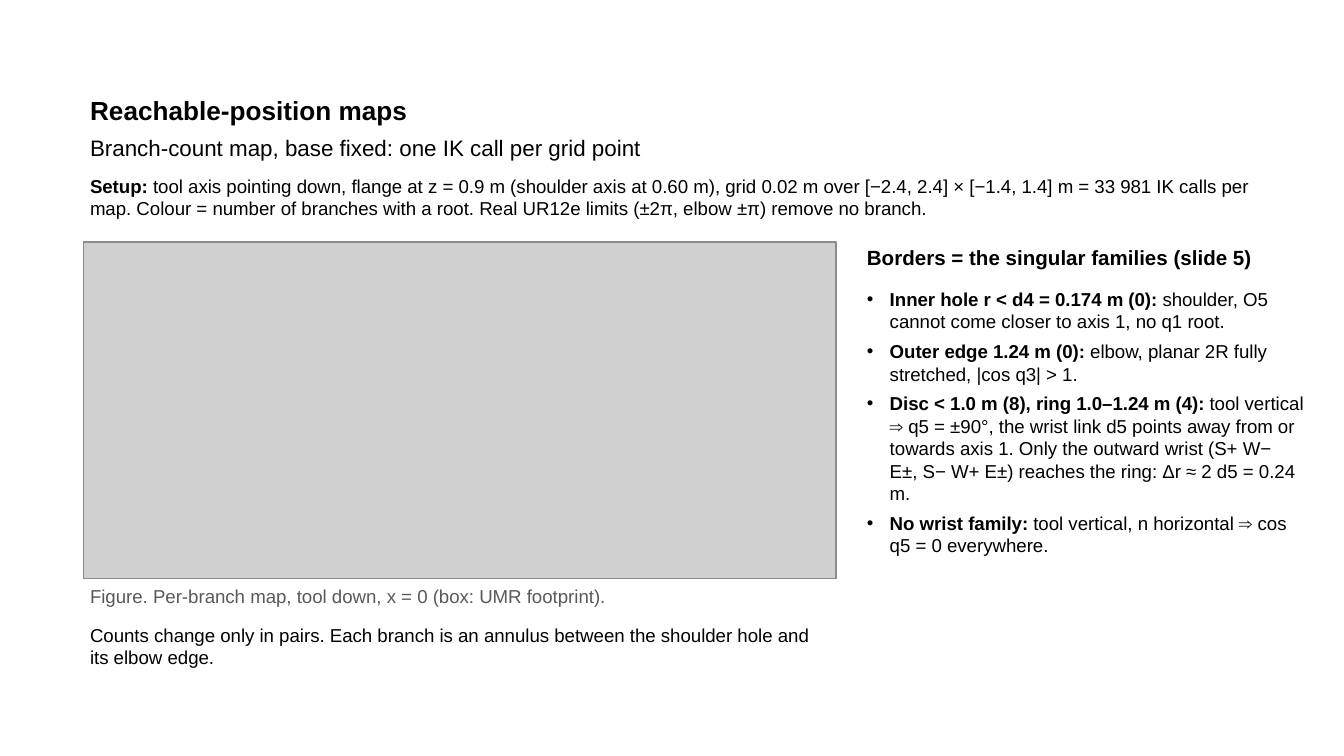
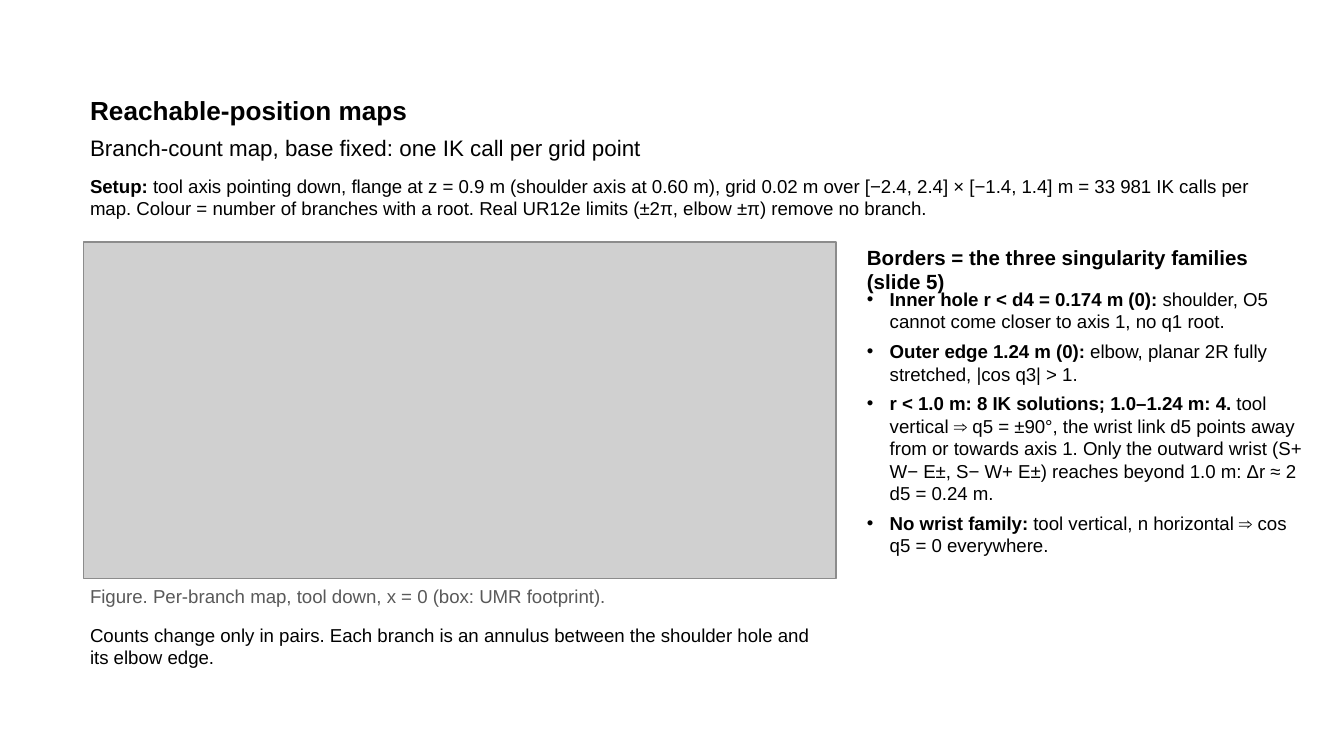
Before and after one commit to wenqian157/p6r_planner, a slide deck: slide 9 of results/presentation/P6R_presentation_complete.pptx. Drawn at 1344x756 pixels with LibreOffice and Linux fonts; fonts in the diff are those of the drawing; grey boxes stand for pictures. Boxes give left, top, right and bottom in pixels: in the first picture for what was removed or moved away, otherwise in the second. Text is boxed around its words. In the diff, an @@ line names an element or a change of style, - is before the commit and + after.

```diff
--- a/results/presentation/P6R_presentation_complete.pptx
+++ b/results/presentation/P6R_presentation_complete.pptx
@@ text at (867,250,1248,294): text changed @@
-Borders = the singular families (slide 5)
+Borders = the three singularity families (slide 5)
@@ text at (890,396,1302,500): text changed @@
-• Disc < 1.0 m (8), ring 1.0–1.24 m (4): tool vertical ⇒ q5 = ±90°, the wrist link d5 points away from or towards axis 1. Only the outward wrist (S+ W− E±, S− W+ E±) reaches the ring: Δr ≈ 2 d5 = 0.24 m.
+• r < 1.0 m: 8 IK solutions; 1.0–1.24 m: 4. tool vertical ⇒ q5 = ±90°, the wrist link d5 points away from or towards axis 1. Only the outward wrist (S+ W− E±, S− W+ E±) reaches beyond 1.0 m: Δr ≈ 2 d5 = 0.24 m.
```
Also in this commit, not shown: 6 other slides changed, 1 other file.
